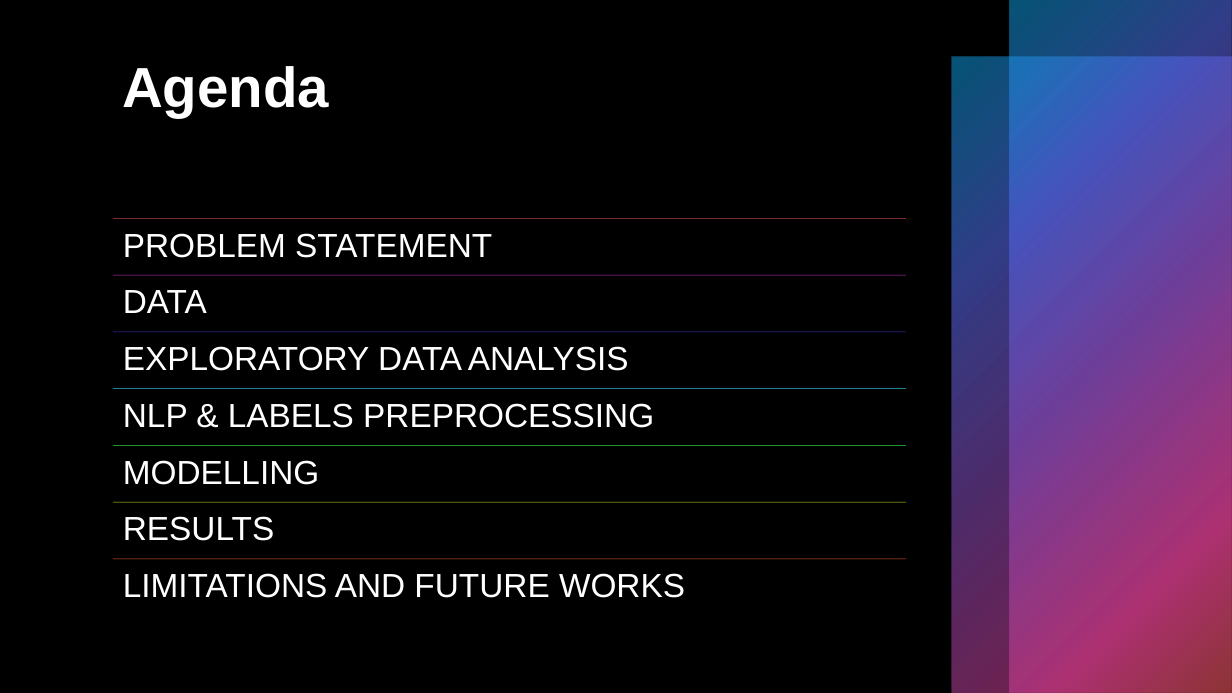
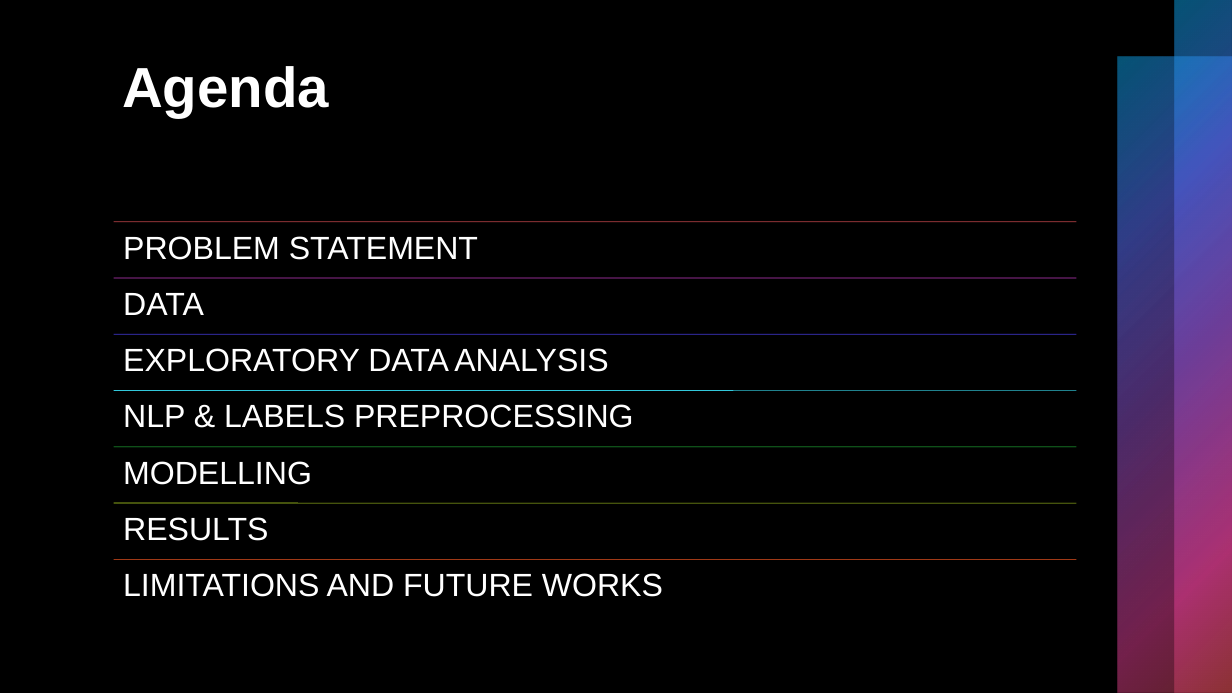
Before and after one commit to Shritej24c/drug_review_NLP, a slide deck: slide 3 of Plots/Drug Review presentation.pptx. Drawn at 1232x693 pixels with LibreOffice and Linux fonts; fonts in the diff are those of the drawing. Boxes give left, top, right and bottom in pixels: in the first picture for what was removed or moved away, otherwise in the second. Text is boxed around its words. In the diff, an @@ line names an element or a change of style, - is before the commit and + after.

```diff
--- a/Plots/Drug Review presentation.pptx
+++ b/Plots/Drug Review presentation.pptx
@@ rectangle: place and size @@
-rectangle at [1010,0,1232,693]
+rectangle at [1176,0,1232,693]
@@ rectangle: place and size @@
-rectangle at [952,57,1232,693]
+rectangle at [1117,57,1232,693]
@@ size 26 to 25 pt in 7 elements at [123,573,663,597], [123,517,268,541], [123,461,312,485], [123,404,633,428], [123,293,204,315], [123,348,608,372], [123,236,478,260] @@
@@ line moved from (113, 218) - (906, 218) to (114, 222) - (1077, 222) @@
@@ line moved from (113, 275) - (906, 275) to (114, 278) - (1077, 278) @@
@@ line moved from (113, 332) - (906, 332) to (114, 335) - (1077, 335) @@
@@ line moved from (113, 389) - (906, 389) to (114, 391) - (1077, 391) @@
@@ line moved from (113, 445) - (906, 445) to (114, 447) - (1077, 447) @@
@@ line moved from (113, 502) - (906, 502) to (114, 503) - (1077, 503) @@
@@ line moved from (113, 559) - (906, 559) to (114, 559) - (1077, 559) @@
```
Also in this commit, not shown: 6 other slides changed, 1 slide added, 1 slide removed, 3 other files.
